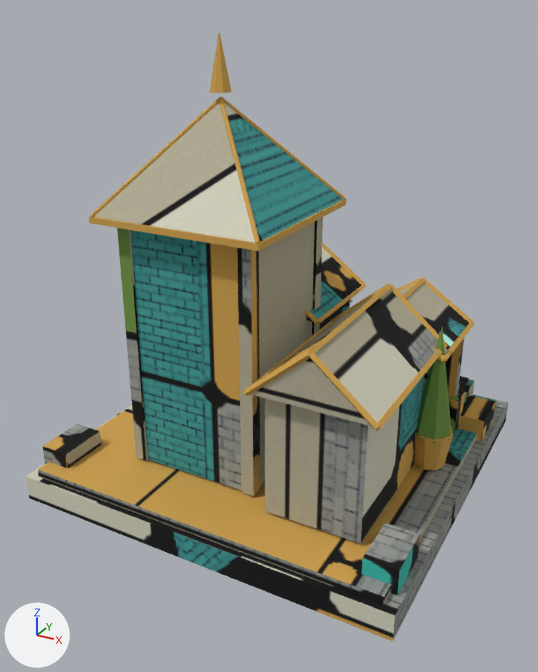
Before and after pictures for a commit that changed the FBX model client/Assets/Resources/Models/City3D/Hospital_2.fbx.
Rendered twice from a 50 mm camera at (0.828, -1.615, 1.171) aimed at (-0.013, -0.086, 0.407). Arrows for +X, +Y and +Z are at lower left; the lights stay in place. The picture after the commit comes second. Where no turn or scale is listed for an object, it has been applied to the vertices. Vertices at exactly the same position are counted once.

Script lines for the objects in view, before the commit:
```python
me_hospital_2_mesh = bpy.data.meshes.new('Hospital_2_Mesh')
me_hospital_2_mesh.from_pydata(...)  # 1012 vertices, 1520 faces; spans x -0.5..0.5, y -0.5..0.5, z 0.0..1.13
me_hospital_2_mesh.materials.append(mat_hospital_2_matte)  # picture img_hospital_2_albedo_png
ob_hospital_2 = bpy.data.objects.new('Hospital_2', me_hospital_2_mesh)
ob_hospital_2.location = (0.0, 0.0, 0.0)
```
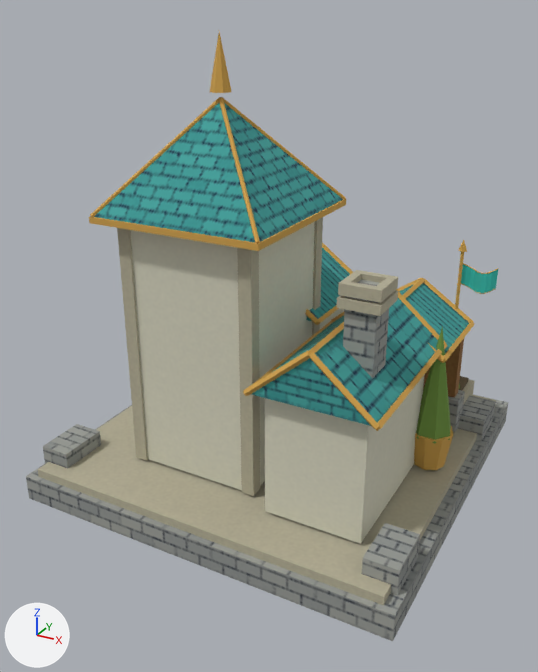
Location of each change, (x1, y1, x2, y2) in pixels of the pictures (538 x 672 px):
'FlagCloth_00', added (cyan): after (461, 263, 498, 294)
part 1 of me_hospital_2_mesh, added: after (343, 280, 389, 379)
part 2 of me_hospital_2_mesh, added: after (337, 290, 398, 316)
part 3 of me_hospital_2_mesh, added: after (338, 270, 365, 296)
part 4 of me_hospital_2_mesh, added: after (372, 275, 398, 303)
part 5 of me_hospital_2_mesh, added (mostly hidden): after (455, 252, 464, 309)
part 6 of me_hospital_2_mesh, added: after (347, 271, 389, 301)
part 7 of me_hospital_2_mesh, added: after (459, 240, 467, 252)
part 8 of me_hospital_2_mesh, surface changed: (26, 103, 508, 641) in both

The change, as a diff of the scene's bpy script:
```diff
--- a/client/Assets/Resources/Models/City3D/Hospital_2.fbx.py
+++ b/client/Assets/Resources/Models/City3D/Hospital_2.fbx.py
@@ me_hospital_2_mesh @@
 # used by ob_hospital_2; location = (0.0, 0.0, 0.0)
 # verts and faces of me_hospital_2_mesh; kept vertices keep their numbers, new ones are numbered from 1012
-me_hospital_2_mesh.from_pydata(...)  # 1012 vertices, 1520 faces; spans x -0.5..0.5, y -0.5..0.5, z 0.0..1.13
+me_hospital_2_mesh.from_pydata(...)  # 1081 vertices, 1630 faces; spans x -0.5..0.5, y -0.5..0.5, z 0.0..1.13
+# me_hospital_2_mesh part 1: a new loose piece, a box spanning x 0.275..0.345, y -0.287..-0.212, z 0.352..0.651, in mat_hospital_2_matte (picture img_hospital_2_albedo_png)
+# me_hospital_2_mesh part 2: a new loose piece, a box spanning x 0.262..0.358, y -0.3..-0.2, z 0.61..0.632, in mat_hospital_2_matte (picture img_hospital_2_albedo_png)
+# me_hospital_2_mesh part 3: a new loose piece, a box spanning x 0.264..0.282, y -0.297..-0.203, z 0.638..0.663, in mat_hospital_2_matte (picture img_hospital_2_albedo_png)
+# me_hospital_2_mesh part 4: a new loose piece, a box spanning x 0.338..0.356, y -0.297..-0.203, z 0.638..0.663, in mat_hospital_2_matte (picture img_hospital_2_albedo_png)
+# me_hospital_2_mesh part 5: a new loose piece, a 6-sided cylinder along z spanning x 0.3661..0.3739, y 0.2555..0.2645, z 0.4109..0.5968, in mat_hospital_2_matte (picture img_hospital_2_albedo_png)
+# me_hospital_2_mesh part 6: a new loose piece of 20 vertices spanning x 0.282..0.338, y -0.297..-0.202, z 0.638..0.663, in mat_hospital_2_matte (picture img_hospital_2_albedo_png)
+# me_hospital_2_mesh part 7
+verts[1012] = (0.37, 0.272, 0.596)
+verts[1013] = (0.382, 0.26, 0.596)  # pixel (467, 251)
+verts[1014] = (0.37, 0.248, 0.596)  # pixel (461, 252)
+verts[1015] = (0.358, 0.26, 0.596)  # pixel (458, 250)
+verts[1016] = (0.37, 0.26, 0.627)  # pixel (463, 239)
+faces += [(1012, 1016, 1013), (1013, 1016, 1014), (1012, 1013, 1015), (1014, 1016, 1015), (1012, 1015, 1016), (1013, 1014, 1015)]
+# me_hospital_2_mesh part 8: 480 kept faces spanning x -0.5..0.5, y -0.5..0.5, z 0.0..0.988 get new texture (UV) coordinates
 me_hospital_2_mesh.materials.append(mat_hospital_2_matte)
@@ me_hospital_2_mesh_001 @@
+me_hospital_2_mesh_001.from_pydata(...)  # 164 vertices, 260 faces; spans x 0.369..0.466, y 0.2454..0.2746, z 0.4895..0.5641
+me_hospital_2_mesh_001.materials.append(mat_hospital_2_matte)  # picture img_hospital_2_albedo_png
@@ ob_flagcloth_00 @@
+ob_flagcloth_00 = bpy.data.objects.new('FlagCloth_00', me_hospital_2_mesh_001)
+ob_flagcloth_00.location = (0.0, 0.0, 0.0)
```
